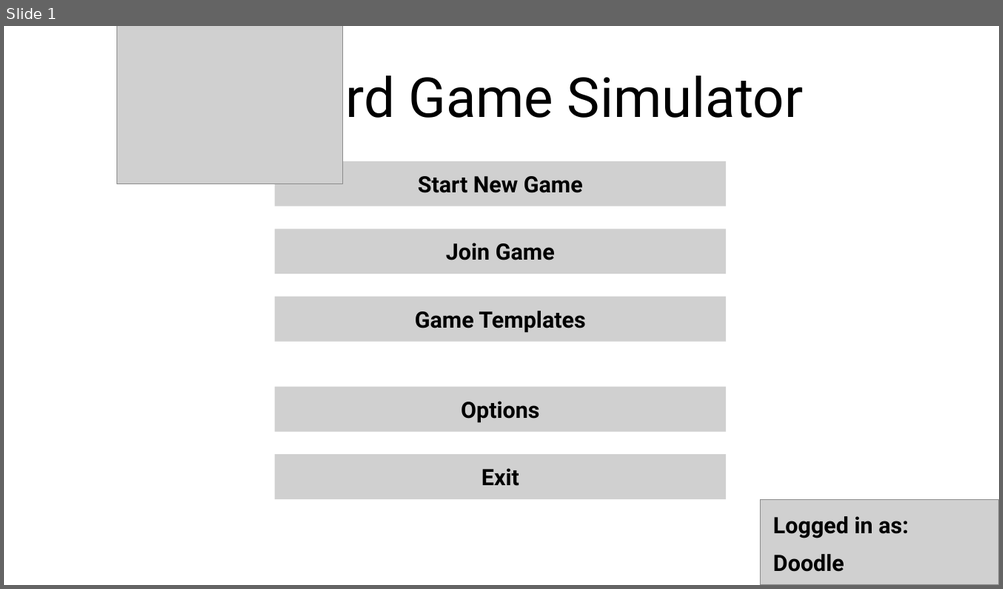
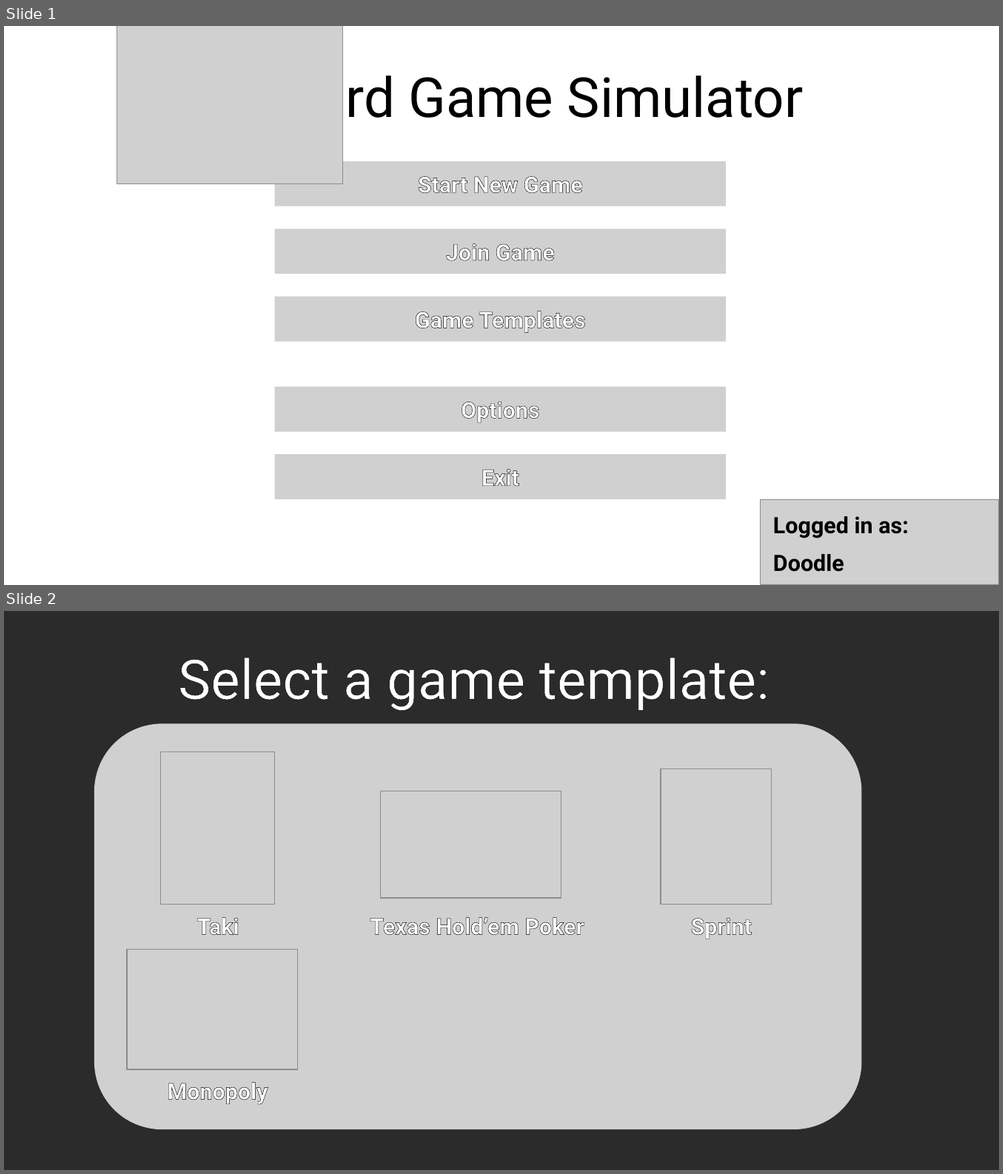
Before and after one commit to NyaaDoodle/card-game-simulator, a slide deck: Documents/Proposal Screen Sketches.odp. Shown one above the other, each under a label of ours: slide 1 before the commit, slides 1 and 2 after it. The pictures are 1003x589 and 1003x1174 pixels, drawn with LibreOffice and Linux fonts; fonts in the diff are those of the drawing; grey boxes stand for pictures; background and template pictures are left out; a plain dark background stands for a picture behind light text. Boxes give left, top, right and bottom in pixels: in the first picture for what was removed or moved away, otherwise in the second. Text is boxed around its words. In the diff, an @@ line names an element or a change of style, - is before the commit and + after.

```diff
--- a/Documents/Proposal Screen Sketches.odp
+++ b/Documents/Proposal Screen Sketches.odp
@@ slide 2 added at [4, 611, 999, 1170], background picture (left out) @@
@@ title added at [178, 658, 769, 710], 44 pt, text #FFFFFF @@
+Select a game template:
@@ picture added at [94, 723, 862, 1130] @@
@@ picture added at [160, 752, 275, 904] @@
@@ picture added at [660, 769, 771, 904] @@
@@ picture added at [381, 792, 560, 898] @@
@@ text added at [197, 917, 239, 935], 18 pt, text #FFFFFF, bold @@
+Taki
@@ text added at [370, 917, 583, 935], 18 pt, text #FFFFFF, bold @@
+Texas Hold’em Poker
@@ text added at [691, 918, 751, 940], 18 pt, text #FFFFFF, bold @@
+Sprint
@@ picture added at [127, 949, 297, 1071] @@
@@ text added at [168, 1082, 268, 1105], 18 pt, text #FFFFFF, bold @@
+Monopoly
@@ slide 1 changed as well @@
@@ text colour #000000 to #FFFFFF, letter outline none to #000000 0.75 pt in 5 elements at [275, 161, 726, 207], [275, 229, 726, 274], [275, 297, 726, 342], [275, 387, 726, 432], [275, 454, 726, 500] @@
```
Also in this commit, not shown: 1 other slide changed, 3 other slides added, 3 other files.
